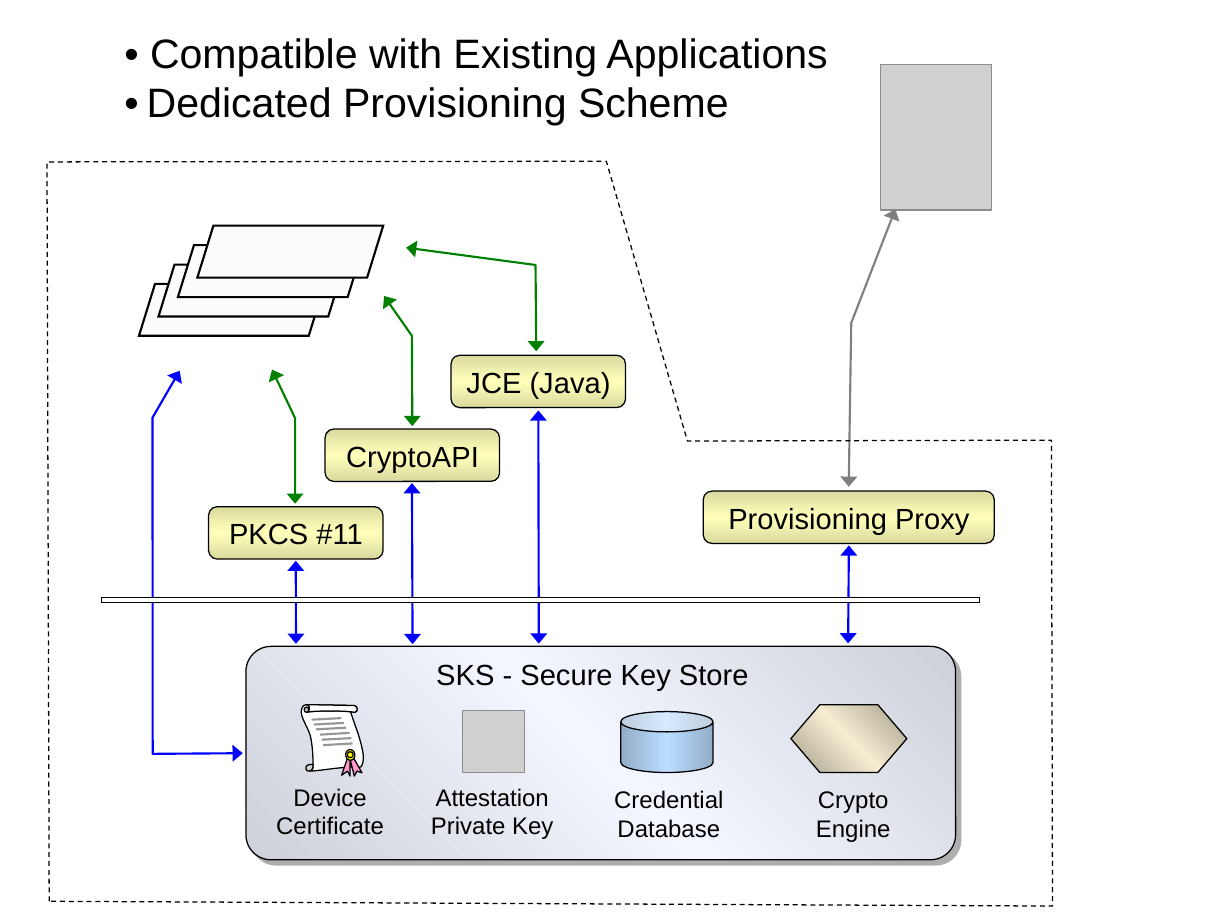
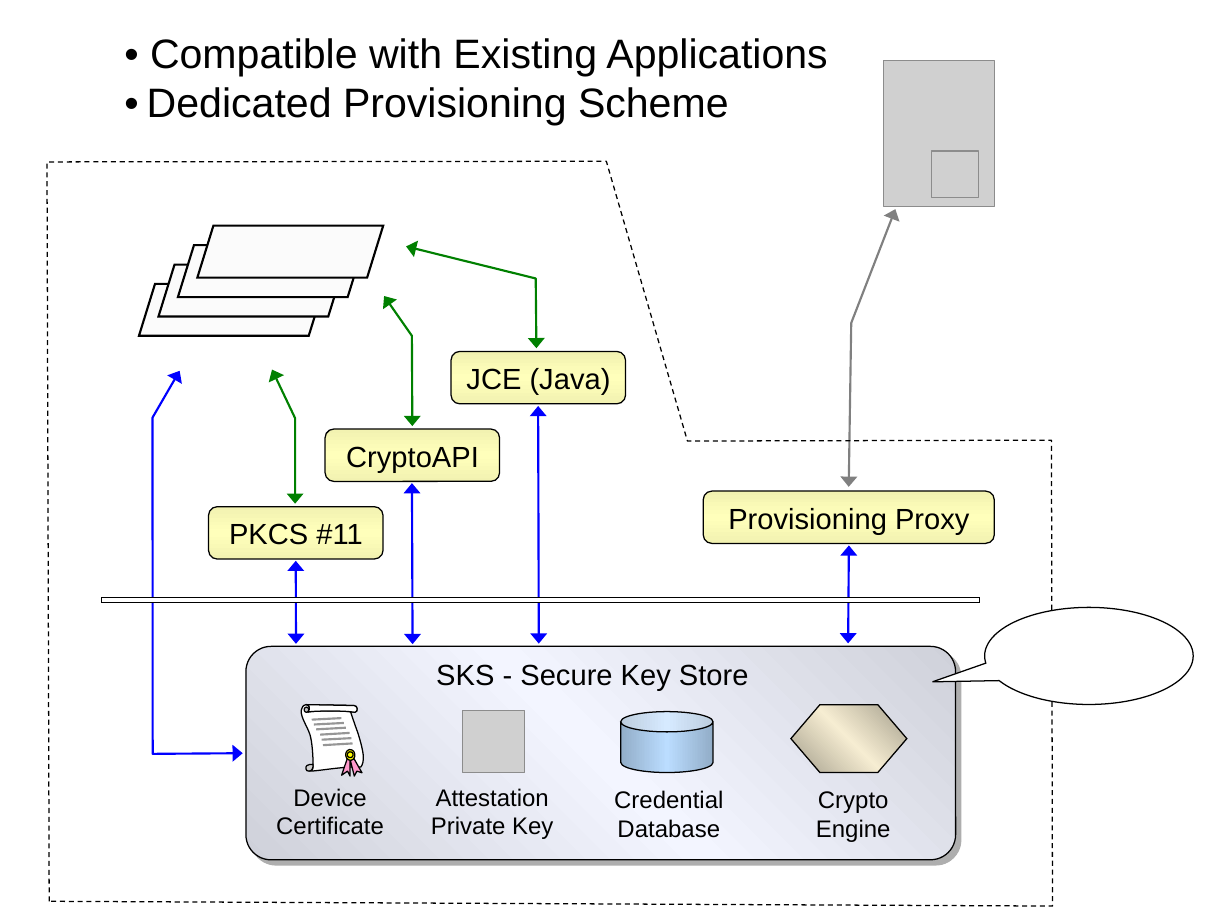
Before and after one commit to cyberphone/openkeystore.old, a slide deck: slide 5 of trunk/resources/docs/sks-keygen2-exec-level-presentation.ppt. Drawn at 1232x924 pixels with LibreOffice and Linux fonts; fonts in the diff are those of the drawing; grey boxes stand for pictures. Boxes give left, top, right and bottom in pixels: in the first picture for what was removed or moved away, otherwise in the second. Text is boxed around its words. In the diff, an @@ line names an element or a change of style, - is before the commit and + after.

```diff
--- a/trunk/resources/docs/sks-keygen2-exec-level-presentation.ppt
+++ b/trunk/resources/docs/sks-keygen2-exec-level-presentation.ppt
@@ picture: place and size @@
-picture at [881, 64, 992, 209]
+picture at [883, 60, 994, 206]
@@ picture added at [931, 152, 978, 198] @@
@@ freeform shape at [407, 246, 537, 349]: outline redrawn @@
@@ fill gradient #DADA9F to #FFFFBB to gradient #F2F2B1 to #FFFFBB in 4 elements at [703, 492, 994, 545], [208, 506, 383, 559], [325, 429, 500, 482], [451, 351, 626, 404] @@
@@ rounded rectangle "JCE (Java)": place and size @@
-rounded rectangle "JCE (Java)" at [451, 355, 626, 408]
+rounded rectangle "JCE (Java)" at [451, 351, 626, 404]
@@ freeform shape at [538, 407, 540, 644]: outline redrawn @@
@@ speech bubble added at [984, 607, 1193, 705], fill #FFFFFF, outline #000000 0.74 pt @@
```
Also in this commit, not shown: 3 other slides changed, 1 other file.
